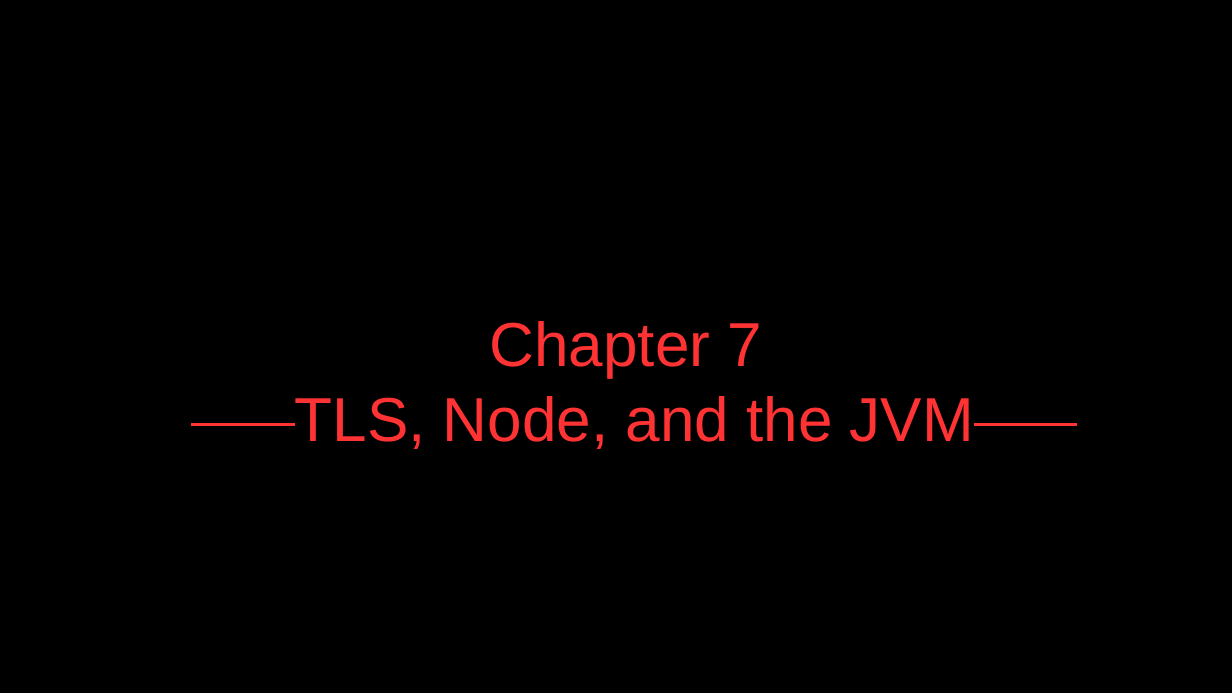
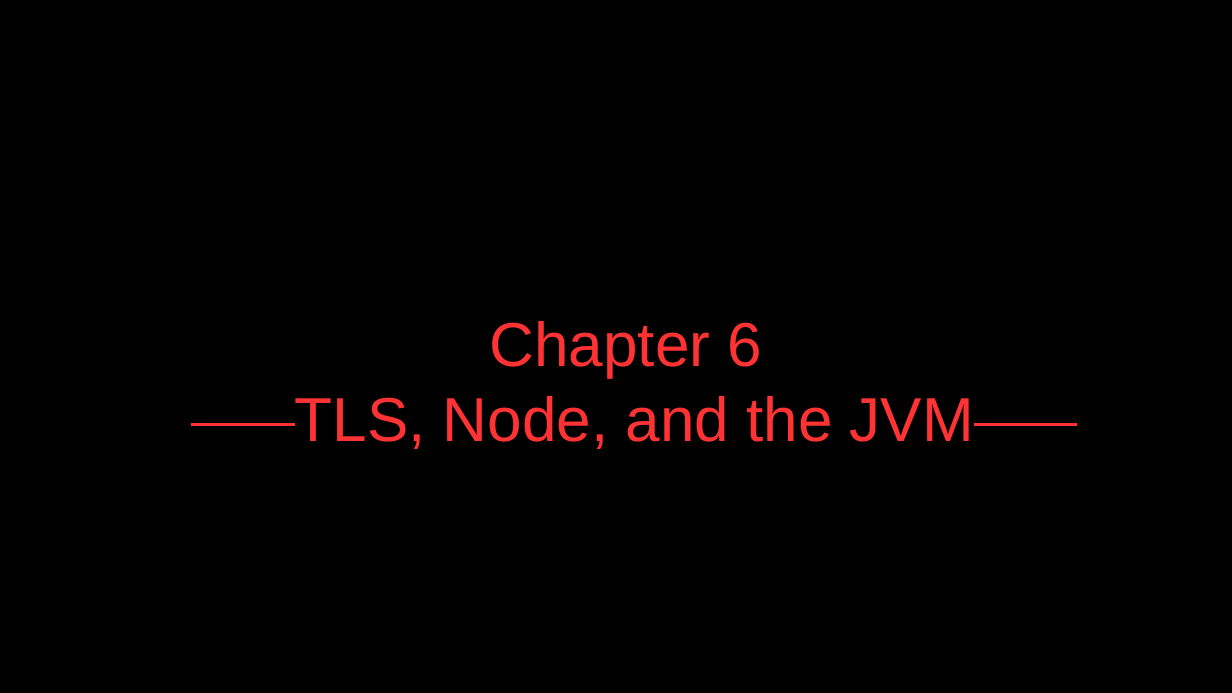
Before and after one commit to bobpaulin/networking-anger, a slide deck: slide 33 of MicroserviceNetworkingInAnger.odp (slide 35 before the commit). Drawn at 1232x693 pixels with LibreOffice and Linux fonts; fonts in the diff are those of the drawing. Boxes give left, top, right and bottom in pixels: in the first picture for what was removed or moved away, otherwise in the second. Text is boxed around its words. In the diff, an @@ line names an element or a change of style, - is before the commit and + after.

```diff
--- a/MicroserviceNetworkingInAnger.odp
+++ b/MicroserviceNetworkingInAnger.odp
@@ text at box(490, 321, 762, 377): text changed @@
-Chapter 7
+Chapter 6
```
Also in this commit, not shown: 6 other slides changed, 2 slides added, 4 slides removed.
